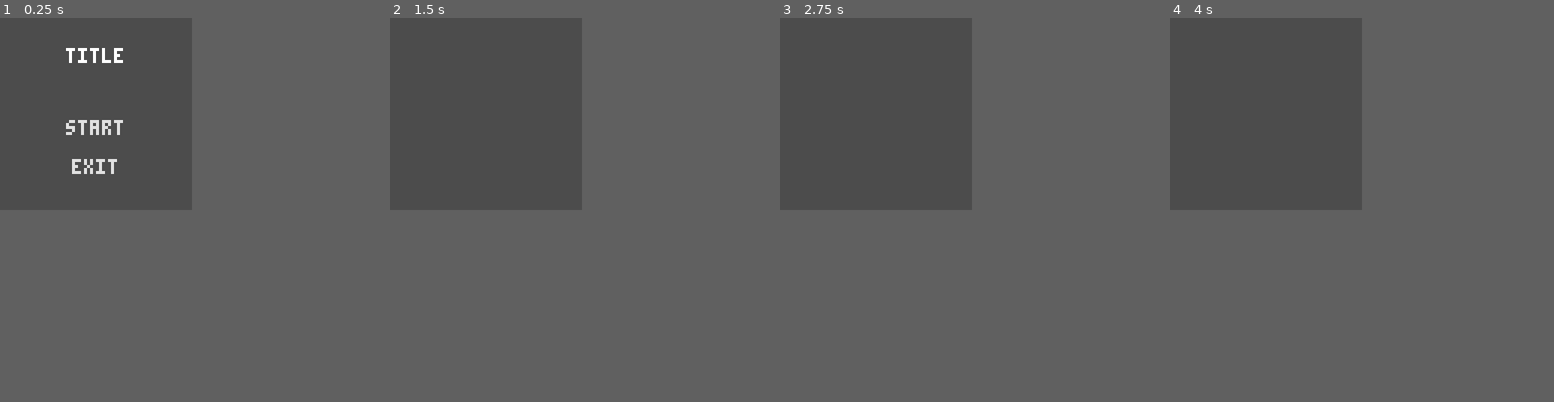
Above: before the commit, frames 1-4 (left to right).
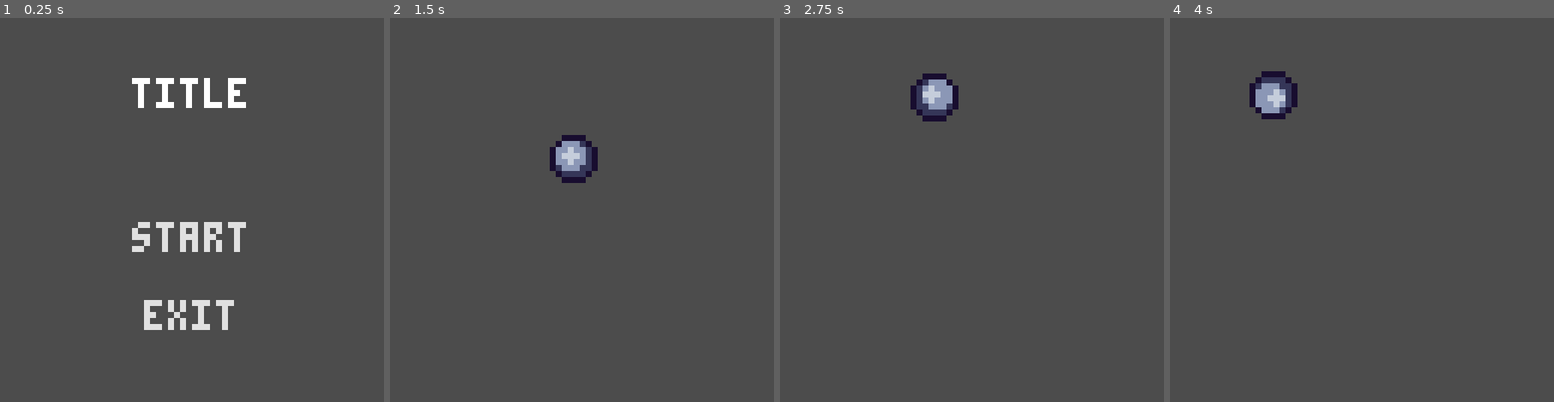
Above: after the commit, the same moments.

Repository: svntax/LowRezJam2020
Game: Godot game, scene res://Main.tscn
Same seed, same stepped clock (60 frames per second), same inputs: the game is played once before the commit and once after it.
Inputs (mouse positions are in pixels of both pictures, inside the frame that each line leads up to):
- Up to frame 1 (0.25 s): no input
- Up to frame 2 (1.5 s): click "START" at 0.5 s; tap Enter at 1.25 s; move the mouse to (528, 102) at 1.27 s; click (528, 102) at 1.35 s
- Up to frame 3 (2.75 s): move the mouse to (837, 125) at 2.02 s; click (837, 125) at 2.1 s
- Up to frame 4 (4 s): move the mouse to (1285, 71) at 2.77 s; right-click (1285, 71) at 2.85 s; click (1285, 71) at 3.05 s; move the mouse to (1254, 152) at 3.52 s; click (1254, 152) at 3.6 s
The window is 256x256 before the commit and 512x512 after it. Grey fills any space a smaller window leaves; there, only what the larger window draws over its background counts as a difference.

The runs differ from the first frame. In frame 1, 3.7% of the frame differs, in the area x 17-65%, y 7-82%; in frame 2, 1.0%; in frame 3, 1.0%; in frame 4, 1.0%.

Commit message:
Added player sprites and faked rolling animations.

Diff:
--- a/Main.gd
+++ b/Main.gd
@@ -2,7 +2,7 @@
 
 func _ready():
 	# Default size 512x512
-	OS.window_size = Vector2(256, 256)
+	OS.window_size = Vector2(512, 512)
 	# Center the window after resizing
 	var screen_size = OS.get_screen_size()
 	var window_size = OS.get_window_size()
--- a/Player/Player.gd
+++ b/Player/Player.gd
@@ -6,11 +6,14 @@
 onready var mouse_pressed = false
 onready var right_mouse_pressed = false
 
+const STOP_THRESHOLD = 0.0015
 onready var damping = 0.95
 onready var velocity : Vector2 = Vector2()
 onready var reflected_velocity : Vector2 = Vector2()
 
 onready var game_root = get_tree().get_root().get_node("Gameplay")
+onready var top_animation_player = $TopAnimationPlayer
+onready var middle_animation_player = $MiddleAnimationPlayer
 
 func _draw():
 	if charge_time > 0:
@@ -26,6 +29,22 @@
 		velocity = velocity.bounce(collision.normal)
 
 	velocity *= damping
+
+	# Rough scaling for aniamtion speed based on velocity
+	if velocity.length() > 3:
+		top_animation_player.playback_speed = 5
+		middle_animation_player.playback_speed = 4
+	else:
+		top_animation_player.playback_speed = 0.2 + 1 * velocity.length() / 0.5
+		middle_animation_player.playback_speed = 0.1 + 1 * velocity.length() / 0.5
+
+	if velocity.length() <= STOP_THRESHOLD:
+		velocity.x = 0
+		velocity.y = 0
+		if top_animation_player.is_playing():
+			top_animation_player.stop()
+		if middle_animation_player.is_playing():
+			middle_animation_player.stop()
 
 	if reflected_velocity.length() > 0:
 		reflected_velocity = reflected_velocity.linear_interpolate(Vector2.ZERO, 0.12)
@@ -68,6 +87,14 @@
 		power *= 2 + percent
 	vel *= power
 	set_velocity(vel.x, vel.y)
+	if randi() % 2 == 0:
+		top_animation_player.play("clockwise")
+	else:
+		top_animation_player.play_backwards("clockwise")
+	if randi() % 2 == 0:
+		middle_animation_player.play("clockwise")
+	else:
+		middle_animation_player.play_backwards("clockwise")
 
 func set_velocity(x : float, y : float) -> void:
 	velocity.x = x
--- a/Player/Player.tscn
+++ b/Player/Player.tscn
@@ -1,9 +1,46 @@
-[gd_scene load_steps=3 format=2]
+[gd_scene load_steps=8 format=2]
 
 [ext_resource path="res://Player/Player.gd" type="Script" id=1]
+[ext_resource path="res://Player/player_base.png" type="Texture" id=2]
+[ext_resource path="res://Player/player_middle.png" type="Texture" id=3]
+[ext_resource path="res://Player/player_top.png" type="Texture" id=4]
 
 [sub_resource type="CircleShape2D" id=1]
-radius = 3.0
+radius = 4.0
+
+[sub_resource type="Animation" id=2]
+resource_name = "clockwise"
+length = 0.8
+loop = true
+tracks/0/type = "value"
+tracks/0/path = NodePath("Middle:position")
+tracks/0/interp = 1
+tracks/0/loop_wrap = true
+tracks/0/imported = false
+tracks/0/enabled = true
+tracks/0/keys = {
+"times": PoolRealArray( 0, 0.2, 0.4, 0.6 ),
+"transitions": PoolRealArray( 1, 1, 1, 1 ),
+"update": 1,
+"values": [ Vector2( 0, 0 ), Vector2( 1, 0 ), Vector2( 1, 1 ), Vector2( 0, 1 ) ]
+}
+
+[sub_resource type="Animation" id=3]
+resource_name = "clockwise"
+length = 0.8
+loop = true
+tracks/0/type = "value"
+tracks/0/path = NodePath("Top:position")
+tracks/0/interp = 1
+tracks/0/loop_wrap = true
+tracks/0/imported = false
+tracks/0/enabled = true
+tracks/0/keys = {
+"times": PoolRealArray( 0, 0.2, 0.4, 0.6 ),
+"transitions": PoolRealArray( 1, 1, 1, 1 ),
+"update": 1,
+"values": [ Vector2( 0, 0 ), Vector2( 1, 0 ), Vector2( 1, 1 ), Vector2( 0, 1 ) ]
+}
 
 [node name="Player" type="KinematicBody2D"]
 script = ExtResource( 1 )
@@ -13,3 +50,21 @@
 __meta__ = {
 "_edit_lock_": true
 }
+
+[node name="Base" type="Sprite" parent="."]
+texture = ExtResource( 2 )
+__meta__ = {
+"_edit_lock_": true
+}
+
+[node name="Middle" type="Sprite" parent="."]
+texture = ExtResource( 3 )
+
+[node name="Top" type="Sprite" parent="."]
+texture = ExtResource( 4 )
+
+[node name="MiddleAnimationPlayer" type="AnimationPlayer" parent="."]
+anims/clockwise = SubResource( 2 )
+
+[node name="TopAnimationPlayer" type="AnimationPlayer" parent="."]
+anims/clockwise = SubResource( 3 )
Binary file added: Player/player_base.png
Not shown, added: Player/player_base.png.import
Binary file added: Player/player_middle.png
Not shown, added: Player/player_middle.png.import
Binary file added: Player/player_top.png
Not shown, added: Player/player_top.png.import
